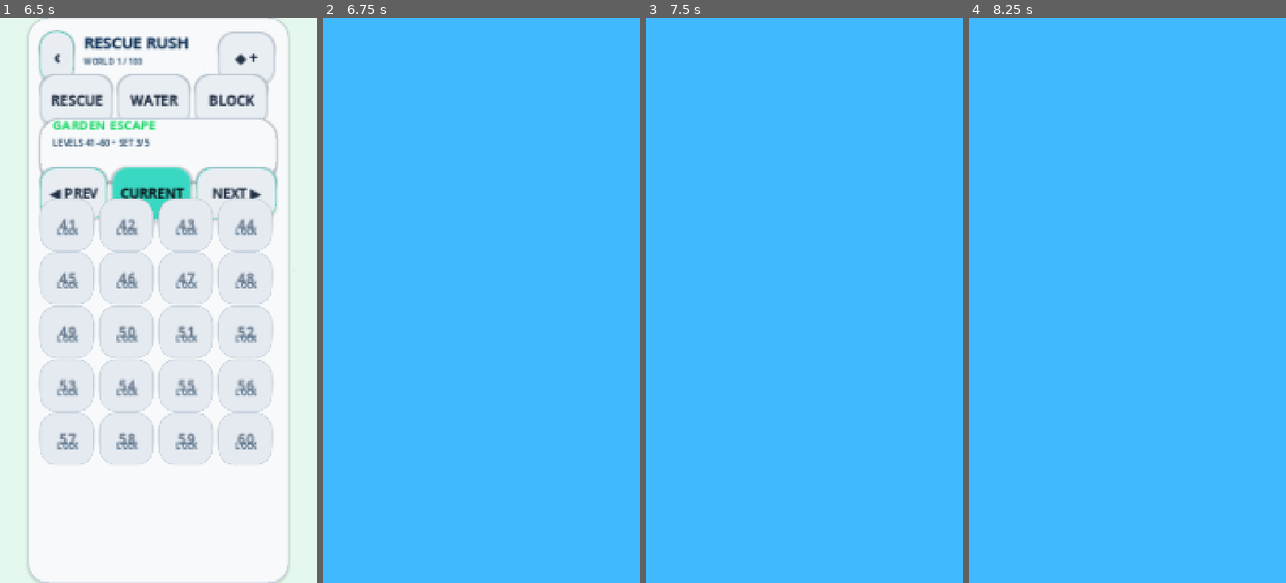
Above: before the commit, frames 1-4 (left to right).
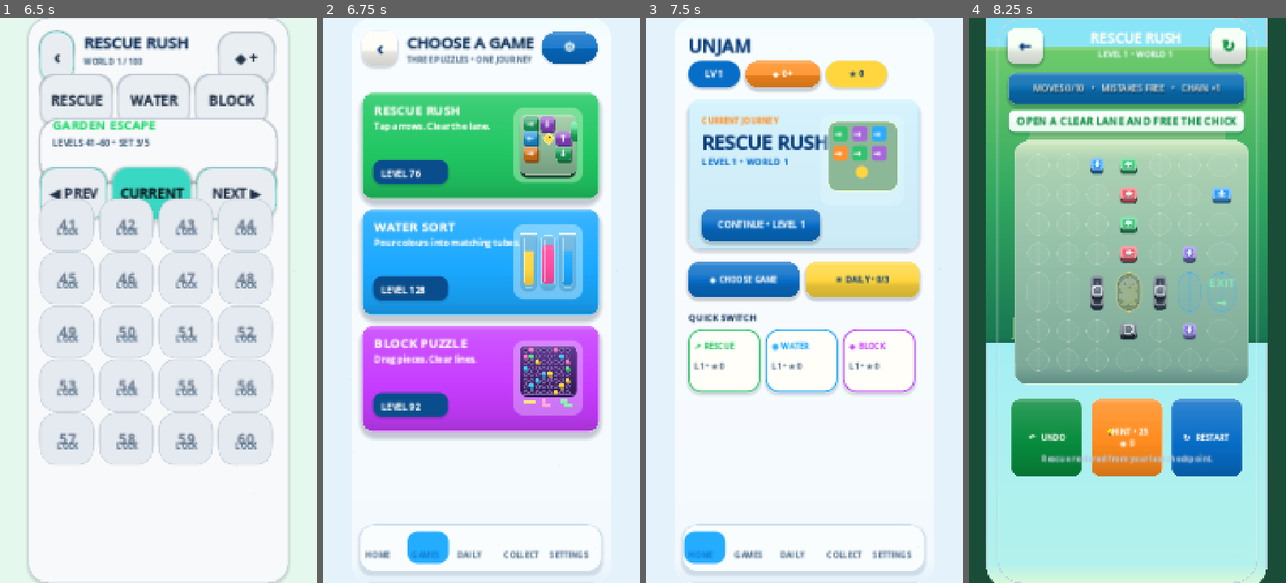
Above: after the commit, the same moments.

Repository: eghosa001/unjam
Game: Godot game, scene res://scenes/Main.tscn
The game is run twice, just before and just after one commit, with the same random seed, the same clock (stepped at 60 frames per second) and the same inputs.
Inputs (mouse positions are in pixels of both pictures, inside the frame that each line leads up to):
- Up to frame 1 (6.5 s): click "CONTINUE • LEVEL 1" at 0.5 s; click "PLAY NOW" at 1.25 s; click "↻ RESTART" at 2 s; click "↻ RESTART" at 2.75 s; click "↻ RESTART" at 3.5 s; click "←" at 4.25 s; click "NEXT ▶" at 5 s; click "NEXT ▶" at 5.75 s
- Up to frame 2 (6.75 s): click "‹" at 6.5 s
- Up to frame 3 (7.5 s): click (703, 46) at 7.25 s, where only the run after the commit has a clickable "‹"
- Up to frame 4 (8.25 s): click (1083, 227) at 8 s, where only the run after the commit has a clickable "CONTINUE • LEVEL 1"

Frame 1 is identical in both runs. In frame 2, 97% of the frame differs, in the area x 0-100%, y 0-100%; in frame 3, 100%; in frame 4, 100%.
Error before the commit: Parse Error: Cannot infer the type of "fill" variable because the value doesn't have a set type. (res://scripts/ui/premium_live_hub_3d.gd:213)

Commit message:
fix: type selector Block preview colors

Diff:
--- a/scripts/ui/premium_live_hub_3d.gd
+++ b/scripts/ui/premium_live_hub_3d.gd
@@ -196,7 +196,7 @@
 	board.add_theme_stylebox_override("panel", RefCanvas.rounded_gradient3(Color("#613894"), Color("#452670"), Color("#2e1a54"), 10, Color(0.72,0.52,1.0,0.60), 1))
 	RefCanvas.set_rect(board, 253, y + 7, 84, 74)
 	canvas.add_child(board)
-	var palette := [Color("#ffd63d"), Color("#ff7acb"), Color("#50e889"), Color("#47c8ff")]
+	var palette: Array[Color] = [Color("#ffd63d"), Color("#ff7acb"), Color("#50e889"), Color("#47c8ff")]
 	var occupied := [1,5,8,9,14,18,23,24,31,35,36,42,47,49,54,61]
 	var cell := 7.0
 	var gap := 2.0
@@ -210,7 +210,7 @@
 			canvas.add_child(well)
 			var idx := row * 8 + col
 			if idx in occupied:
-				var fill := palette[(row + col) % palette.size()]
+				var fill: Color = palette[(row + col) % palette.size()]
 				var depth := ColorRect.new()
 				depth.color = fill.darkened(0.34)
 				RefCanvas.set_rect(depth, px + 1, py + 2, cell - 1, cell - 1)
